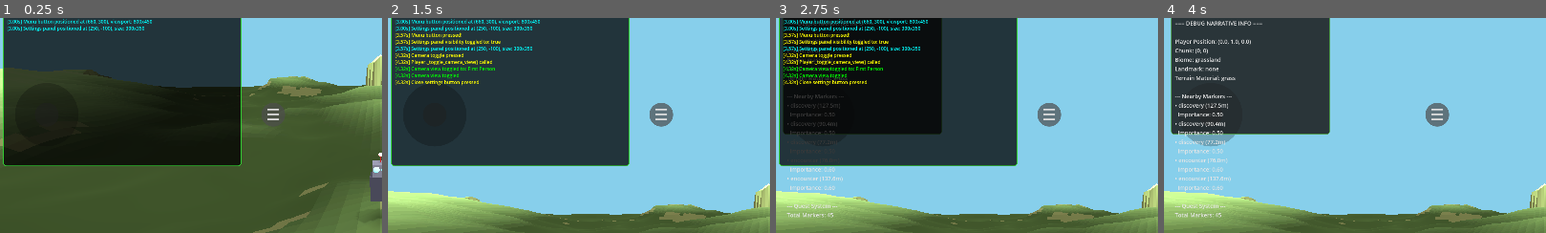
Above: before the commit, frames 1-4 (left to right).
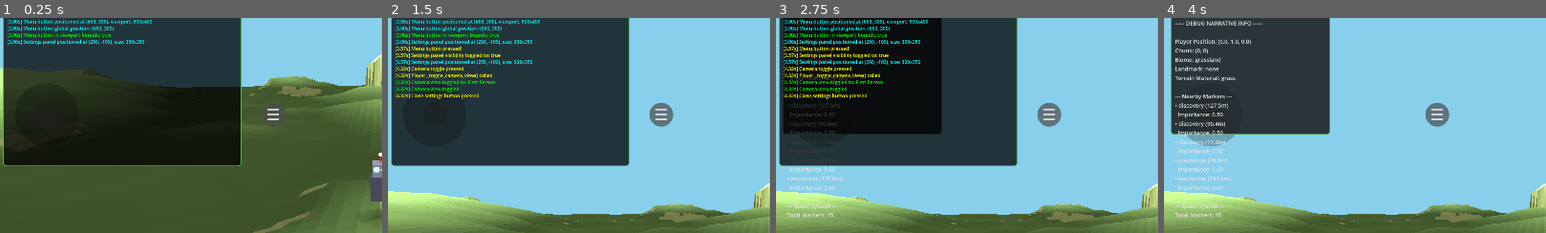
Above: after the commit, the same moments.

Repository: felix-dieterle/YouGame_godot4_public
Game: Godot game, scene res://scenes/main.tscn
The game is run twice, just before and just after one commit, with the same random seed, the same clock (stepped at 60 frames per second) and the same inputs.
Inputs:
- Up to frame 1 (0.25 s): no input
- Up to frame 2 (1.5 s): click "☰" at 0.5 s; click "👁 Toggle First Person View" at 1.25 s
- Up to frame 3 (2.75 s): click "🐛" at 2 s
- Up to frame 4 (4 s): click "📋" at 2.75 s; click "🗑" at 3.5 s
The pictures show only the part of the screen within x 0-50%, y 8-58%; the shares and areas given below are measured in that part.

The runs differ from the first frame. In frame 1, 1.1% of the frame differs, in the area x 2-38%, y 3-13%; in frame 2, 3.8%; in frame 3, 3.9%, in the area x 2-38%, y 3-38%; in frame 4, nothing differs.

Commit message:
Add comprehensive debug logging for MobileControls and menu button positioning
Co-authored-by: felix-dieterle <1490062+felix-dieterle@users.noreply.github.com>

Diff:
--- a/scripts/mobile_controls.gd
+++ b/scripts/mobile_controls.gd
@@ -90,6 +90,9 @@
 	# Update position when viewport size changes
 	_update_joystick_position()
 	get_viewport().size_changed.connect(_update_joystick_position)
+
+	# Log MobileControls position and size info
+	_log_control_info()
 
 	DebugLogOverlay.add_log("MobileControls._ready() completed", "green")
 
@@ -350,6 +353,18 @@
 
 	DebugLogOverlay.add_log("Menu button positioned at (%.0f, %.0f), viewport: %.0fx%.0f" % [button_x, button_y, viewport_size.x, viewport_size.y], "cyan")
 
+	# Log absolute position after positioning
+	if menu_button.is_inside_tree():
+		var global_pos = menu_button.global_position
+		DebugLogOverlay.add_log("Menu button global_position: (%.0f, %.0f)" % [global_pos.x, global_pos.y], "cyan")
+
+		# Check if button is within viewport bounds
+		var in_bounds = (global_pos.x >= 0 and global_pos.y >= 0 and
+		                 global_pos.x + BUTTON_SIZE <= viewport_size.x and
+		                 global_pos.y + BUTTON_SIZE <= viewport_size.y)
+		DebugLogOverlay.add_log("Menu button in viewport bounds: %s" % str(in_bounds),
+		                        "green" if in_bounds else "red")
+
 func _update_settings_panel_position():
 	if not settings_panel:
 		DebugLogOverlay.add_log("ERROR: settings_panel is null in _update_settings_panel_position", "red")
@@ -366,3 +381,25 @@
 	settings_panel.size = Vector2(PANEL_WIDTH, PANEL_HEIGHT)
 
 	DebugLogOverlay.add_log("Settings panel positioned at (%.0f, %.0f), size: %.0fx%.0f" % [panel_x, panel_y, PANEL_WIDTH, PANEL_HEIGHT], "cyan")
+
+func _log_control_info():
+	# Log comprehensive information about the MobileControls control itself
+	var viewport_size = get_viewport().size
+
+	DebugLogOverlay.add_log("=== MobileControls Control Info ===", "cyan")
+	DebugLogOverlay.add_log("Control position: (%.0f, %.0f)" % [position.x, position.y], "cyan")
+	DebugLogOverlay.add_log("Control size: %.0fx%.0f" % [size.x, size.y], "cyan")
+	DebugLogOverlay.add_log("Control global_position: (%.0f, %.0f)" % [global_position.x, global_position.y], "cyan")
+	DebugLogOverlay.add_log("Viewport size: %.0fx%.0f" % [viewport_size.x, viewport_size.y], "cyan")
+	DebugLogOverlay.add_log("anchor_left: %.2f, anchor_right: %.2f" % [anchor_left, anchor_right], "cyan")
+	DebugLogOverlay.add_log("anchor_top: %.2f, anchor_bottom: %.2f" % [anchor_top, anchor_bottom], "cyan")
+	DebugLogOverlay.add_log("offset_left: %.0f, offset_right: %.0f" % [offset_left, offset_right], "cyan")
+	DebugLogOverlay.add_log("offset_top: %.0f, offset_bottom: %.0f" % [offset_top, offset_bottom], "cyan")
+
+	if menu_button:
+		DebugLogOverlay.add_log("=== Menu Button Info ===", "cyan")
+		DebugLogOverlay.add_log("Button position: (%.0f, %.0f)" % [menu_button.position.x, menu_button.position.y], "cyan")
+		DebugLogOverlay.add_log("Button global_position: (%.0f, %.0f)" % [menu_button.global_position.x, menu_button.global_position.y], "cyan")
+		DebugLogOverlay.add_log("Button size: %.0fx%.0f" % [menu_button.size.x, menu_button.size.y], "cyan")
+		DebugLogOverlay.add_log("Button visible: %s, z_index: %d" % [str(menu_button.visible), menu_button.z_index], "cyan")
+		DebugLogOverlay.add_log("Button is_visible_in_tree: %s" % str(menu_button.is_visible_in_tree()), "cyan")
